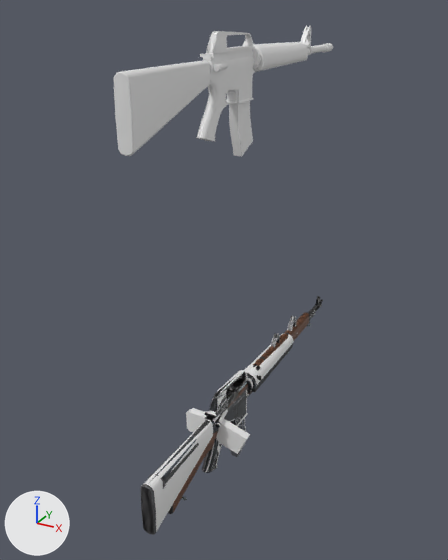
Two versions of the FBX model media/models_x/weapons/firearm/M733.fbx, one commit apart.
Camera for both pictures: a camera (50 mm lens) standing at (0.00415, -0.00718, 0.00632) and looking at (-0.00042, 0.00112, 0.00217). The lights are fixed; the arrows at lower left show +X, +Y and +Z. Where no turn or scale is listed for an object, it has been applied to the vertices.

In view in the first picture: 'M16A1', 'M16A2', 'M16A2_LP', 'M16A2_LP.001', 'M1_HP', 'M733'.
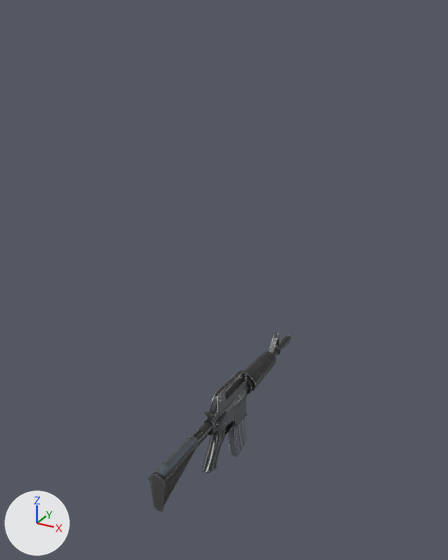
What changed in the scene script:
```text
Remove ob_m16a2_lp_001:
    ob_m16a2_lp_001 = bpy.data.objects.new('M16A2_LP.001', me_plane02_042)
    ob_m16a2_lp_001.location = (0.0, 0.0, 0.0)
Remove ob_m1_hp:
    ob_m1_hp = bpy.data.objects.new('M1_HP', me_plane_039)
    ob_m1_hp.location = (0.0, 0.0, 0.0)
Remove ob_m16a2_lp:
    ob_m16a2_lp = bpy.data.objects.new('M16A2_LP', me_plane02_041)
    ob_m16a2_lp.location = (0.0, 0.00082, -0.0002)
Remove ob_m16a1:
    ob_m16a1 = bpy.data.objects.new('M16A1', me_plane02_024)
    ob_m16a1.location = (0.0, 0.0, 0.0)
Remove ob_m16a2:
    ob_m16a2 = bpy.data.objects.new('M16A2', me_plane02_025)
    ob_m16a2.location = (0.0, 0.0, 0.0)
```

Pixel boxes (x1, y1, x2, y2) of what changed, in the pictures (448 x 560 px):
'M16A2_LP', deleted
    before: (113, 25, 333, 532)
'M1_HP', deleted
    before: (168, 296, 323, 514)
    faces in mat_wood_004 (brown #794f35): (173, 313, 309, 512)
    faces in mat_black_painted_metal_004 (dark grey #696969): (168, 296, 323, 514)
'M16A2_LP.001', deleted
    before: (186, 408, 250, 454)
'M16A1', deleted
    before: (141, 314, 315, 535)
'M16A2', deleted
    before: (140, 311, 315, 534)
'M733', unchanged, uncovered by the edit
    before: (148, 333, 280, 489)
    after: (148, 333, 291, 512)
